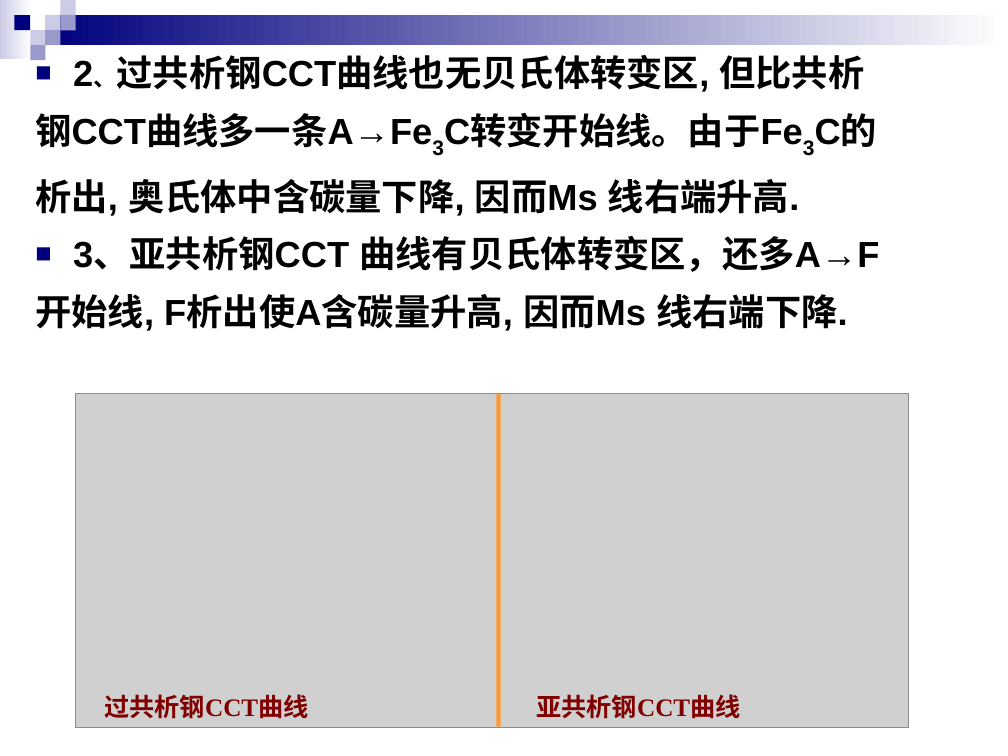
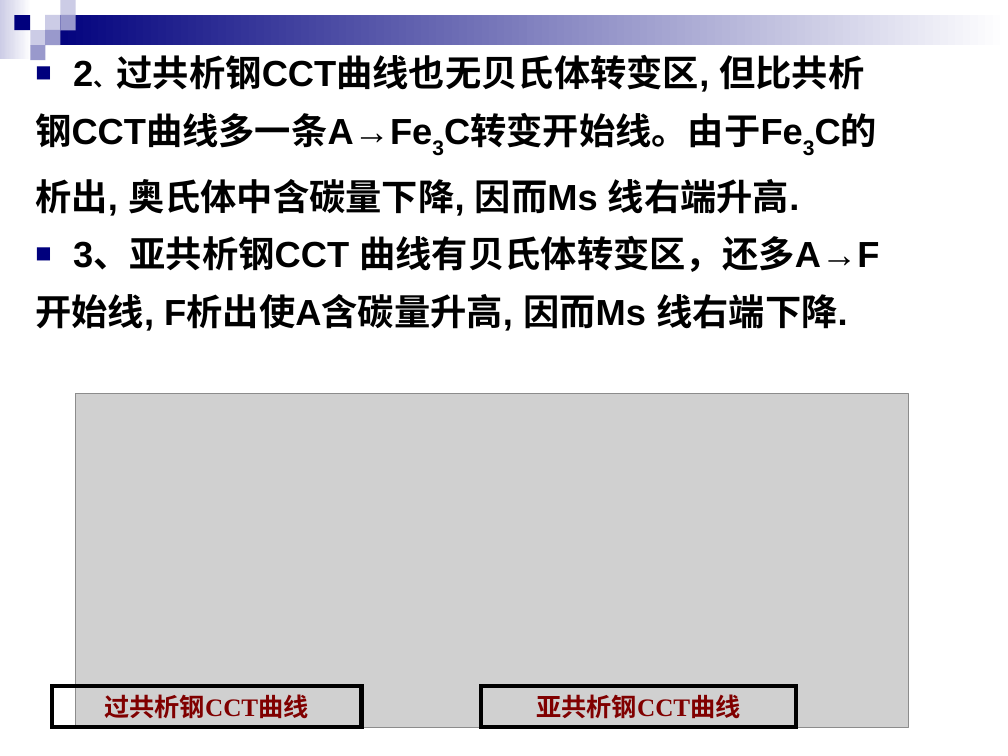
Before and after one commit to zjuatri/ZJU_Courses, a slide deck: slide 42 of 工程材料/ppt/工程材料2024.5.20.ppt. Drawn at 1008x756 pixels with LibreOffice and Linux fonts; fonts in the diff are those of the drawing; grey boxes stand for pictures. Boxes give left, top, right and bottom in pixels: in the first picture for what was removed or moved away, otherwise in the second. Text is boxed around its words. In the diff, an @@ line names an element or a change of style, - is before the commit and + after.

```diff
--- a/工程材料/ppt/工程材料2024.5.20.ppt
+++ b/工程材料/ppt/工程材料2024.5.20.ppt
@@ line removed from (498, 394) to (498, 727) @@
@@ rectangle "过共析钢CCT曲线": place and size @@
-rectangle "过共析钢CCT曲线" at (104,694,308,719)
+rectangle "过共析钢CCT曲线" at (51,686,361,727)
@@ rectangle "过共析钢CCT曲线" at (51,686,361,727): outline none to #000000 3 pt @@
@@ rectangle "亚共析钢CCT曲线": place and size @@
-rectangle "亚共析钢CCT曲线" at (536,694,740,719)
+rectangle "亚共析钢CCT曲线" at (481,686,796,727)
@@ rectangle "亚共析钢CCT曲线" at (481,686,796,727): outline none to #000000 3 pt @@
```
Also in this commit, not shown: 2 other slides changed, 20 other files.
